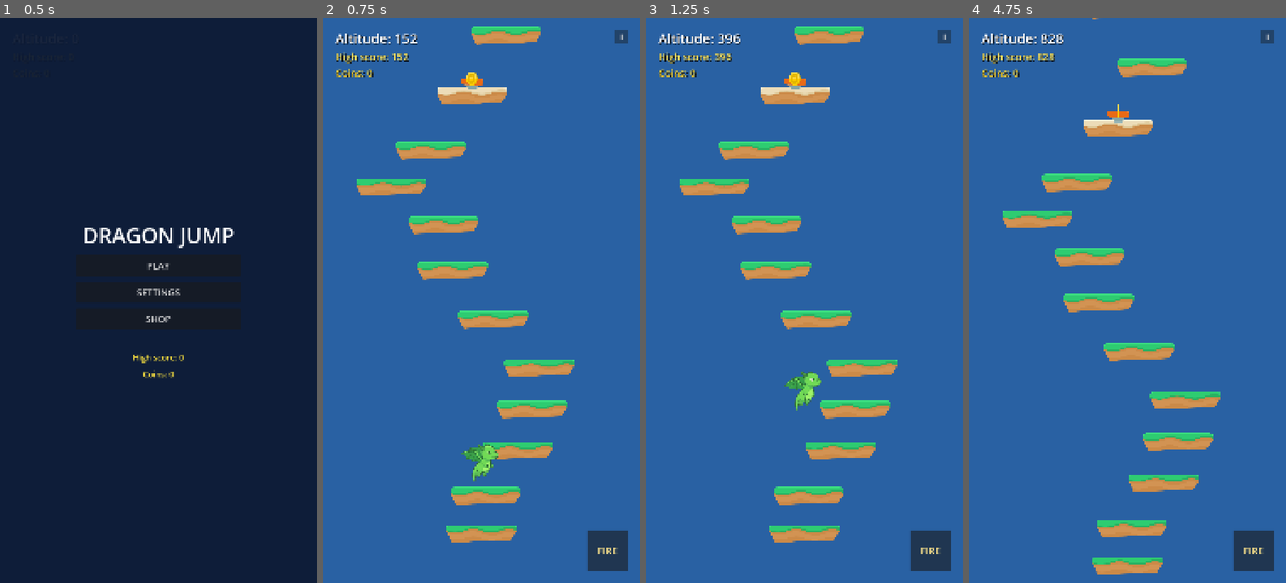
Above: before the commit, frames 1-4 (left to right).
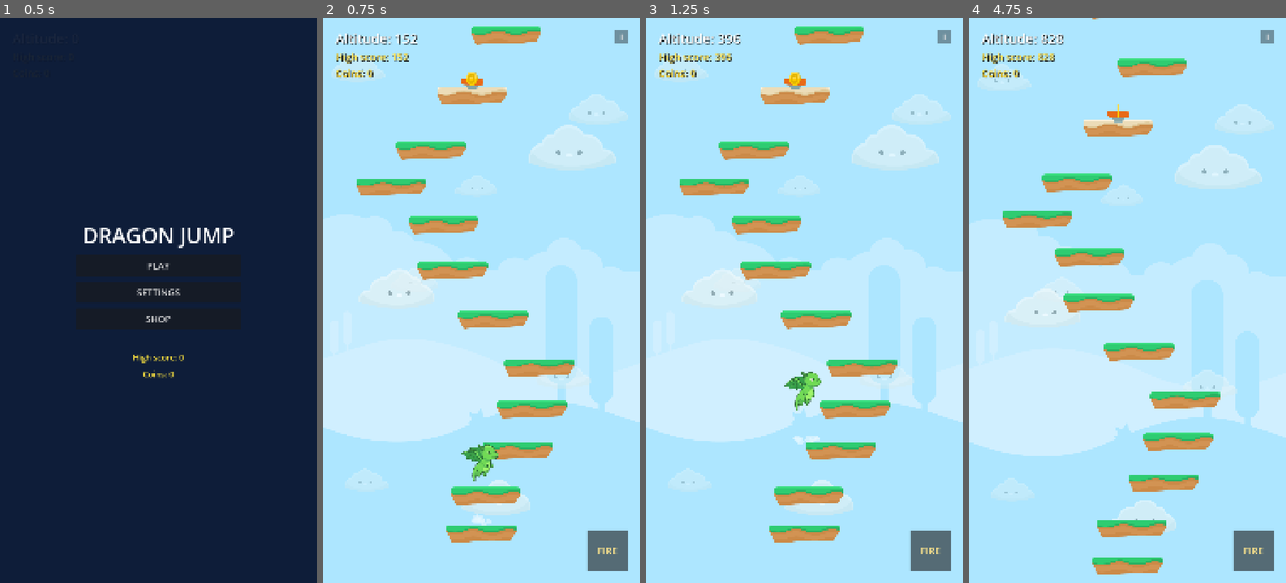
Above: after the commit, the same moments.

Repository: bugrackm/Dragon-Jump
Game: Godot game, scene res://scenes/Main.tscn
Same seed, same stepped clock (60 frames per second), same inputs: the game is played once before the commit and once after it.
Inputs (mouse positions are in pixels of both pictures, inside the frame that each line leads up to):
- Up to frame 1 (0.5 s): no input
- Up to frame 2 (0.75 s): click "PLAY" at 0.5 s
- Up to frame 3 (1.25 s): no input
- Up to frame 4 (4.75 s): click "FIRE" at 1.25 s; tap Enter at 2 s; move the mouse to (1197, 272) at 2.02 s; hold Right (ui_right) 2.03-2.75 s; tap F at 2.1 s; click (1197, 272) at 2.17 s; tap Space at 2.27, 2.57 s; drag from (1064, 328) to (1117, 80) at 2.77 s; click "II" at 3.5 s; click "RESUME" at 4.25 s

Frame 1 is identical in both runs. In frame 2, 92% of the frame differs, in the area x 0-100%, y 0-100%; in frame 3, 92%; in frame 4, 92%.

Commit message:
feat: M3d-2 görsel polish — parallax arka plan, particle efektleri, screen shake
Parallax arka plan:
- ParallaxBackground, 6 katman: sabit gökyüzü tabanı (motion_scale 0),
  üç manzara katmanı (0.15/0.3/0.45) ve iki bulut katmanı (0.3/0.6)
- Bulut katmanları motion_mirroring.y = 2160 ile sonsuz dikey tekrar.
  Ekran yüksekliği 1920 olduğu için aralık bunun altında kalırsa kopyalar
  tükeniyor ve bulutlar görünür alanda kayboluyor.
- Manzara katmanları bilerek tekrarsız: yükseldikçe geride kalıyorlar

Particle efektleri (hepsi CPUParticles2D, Android GLES uyumluluğu için):
- JumpDust: platforma inişte, landing başına bir kez
- CoinSparkle: coin toplanmasında
- FireBurst: ateş mermisi doğduğunda
- FlapPuff: double jump kanat çırpışında
- GlideTrail: süzülme izi. Player'ın kalıcı çocuğu, olay başına instantiate
  edilmiyor; yalnızca emitting bayrağı süzülme durumuyla açılıp kapanıyor.
- One-shot olanlar finished sinyaliyle queue_free ediliyor, sızıntı yok
- local_coords = false: izler dünyada kalıyor, oyuncuya yapışmıyor

Screen shake:
- Camera2D script'i, ölümde tetikleniyor, 0.35s, kare-yasası sönümleme
- Yalnızca Camera2D.offset üzerinden uygulanıyor. Kameranın position.y'si
  bu projede altimetre: spawn/despawn pencereleri, ölüm çizgisi ve skor
  ona bağlı. position'a yazmak oyuncunun sarsıntıdan ölmesine yol açardı.
- Dizi bitince offset tam olarak Vector2.ZERO'ya dönüyor

Hiçbir CollisionShape2D, gameplay sabiti veya renderer ayarı değişmedi.
Doğrulama: Godot import exit 0, headless smoke exit 0, log temiz.

Diff:
--- /dev/null
+++ b/scenes/Background.tscn
@@ -0,0 +1,128 @@
+[gd_scene load_steps=6 format=3]
+
+[ext_resource type="Texture2D" path="res://assets/sprites/background/bg_layer1.png" id="1_sky"]
+[ext_resource type="Texture2D" path="res://assets/sprites/background/bg_layer2.png" id="2_far_landscape"]
+[ext_resource type="Texture2D" path="res://assets/sprites/background/bg_layer3.png" id="3_mid_landscape"]
+[ext_resource type="Texture2D" path="res://assets/sprites/background/bg_layer4.png" id="4_near_landscape"]
+[ext_resource type="Texture2D" path="res://assets/sprites/background/cloud.png" id="5_cloud"]
+
+[node name="Background" type="ParallaxBackground"]
+layer = -100
+
+[node name="Sky" type="ParallaxLayer" parent="."]
+motion_scale = Vector2(0, 0)
+
+[node name="Sprite" type="Sprite2D" parent="Sky"]
+texture_filter = 2
+position = Vector2(540, 960)
+scale = Vector2(0.9375, 0.9375)
+texture = ExtResource("1_sky")
+
+[node name="FarLandscape" type="ParallaxLayer" parent="."]
+motion_scale = Vector2(0.15, 0.15)
+
+[node name="Sprite" type="Sprite2D" parent="FarLandscape"]
+texture_filter = 2
+position = Vector2(540, 960)
+scale = Vector2(0.9375, 0.9375)
+texture = ExtResource("2_far_landscape")
+
+[node name="MidLandscape" type="ParallaxLayer" parent="."]
+motion_scale = Vector2(0.3, 0.3)
+
+[node name="Sprite" type="Sprite2D" parent="MidLandscape"]
+texture_filter = 2
+position = Vector2(540, 960)
+scale = Vector2(0.9375, 0.9375)
+texture = ExtResource("3_mid_landscape")
+
+[node name="NearLandscape" type="ParallaxLayer" parent="."]
+motion_scale = Vector2(0.45, 0.45)
+
+[node name="Sprite" type="Sprite2D" parent="NearLandscape"]
+texture_filter = 2
+position = Vector2(540, 960)
+scale = Vector2(0.9375, 0.9375)
+texture = ExtResource("4_near_landscape")
+
+[node name="FarClouds" type="ParallaxLayer" parent="."]
+motion_scale = Vector2(0.3, 0.3)
+motion_mirroring = Vector2(1080, 2160)
+
+[node name="CloudA" type="Sprite2D" parent="FarClouds"]
+texture_filter = 2
+modulate = Color(1, 1, 1, 0.42)
+position = Vector2(120, 170)
+scale = Vector2(0.7, 0.7)
+texture = ExtResource("5_cloud")
+
+[node name="CloudB" type="Sprite2D" parent="FarClouds"]
+texture_filter = 2
+modulate = Color(1, 1, 1, 0.36)
+position = Vector2(520, 570)
+scale = Vector2(0.55, 0.55)
+texture = ExtResource("5_cloud")
+flip_h = true
+
+[node name="CloudC" type="Sprite2D" parent="FarClouds"]
+texture_filter = 2
+modulate = Color(1, 1, 1, 0.46)
+position = Vector2(940, 310)
+scale = Vector2(0.78, 0.78)
+texture = ExtResource("5_cloud")
+
+[node name="CloudD" type="Sprite2D" parent="FarClouds"]
+texture_filter = 2
+modulate = Color(1, 1, 1, 0.4)
+position = Vector2(310, 890)
+scale = Vector2(0.62, 0.62)
+texture = ExtResource("5_cloud")
+flip_h = true
+
+[node name="CloudE" type="Sprite2D" parent="FarClouds"]
+texture_filter = 2
+modulate = Color(1, 1, 1, 0.44)
+position = Vector2(820, 1210)
+scale = Vector2(0.72, 0.72)
+texture = ExtResource("5_cloud")
+
+[node name="CloudF" type="Sprite2D" parent="FarClouds"]
+texture_filter = 2
+modulate = Color(1, 1, 1, 0.36)
+position = Vector2(150, 1570)
+scale = Vector2(0.58, 0.58)
+texture = ExtResource("5_cloud")
+
+[node name="CloudG" type="Sprite2D" parent="FarClouds"]
+texture_filter = 2
+modulate = Color(1, 1, 1, 0.45)
+position = Vector2(650, 1970)
+scale = Vector2(0.75, 0.75)
+texture = ExtResource("5_cloud")
+flip_h = true
+
+[node name="NearClouds" type="ParallaxLayer" parent="."]
+motion_scale = Vector2(0.6, 0.6)
+motion_mirroring = Vector2(1080, 2160)
+
+[node name="CloudA" type="Sprite2D" parent="NearClouds"]
+texture_filter = 2
+modulate = Color(1, 1, 1, 0.68)
+position = Vector2(250, 920)
+texture = ExtResource("5_cloud")
+flip_h = true
+
+[node name="CloudB" type="Sprite2D" parent="NearClouds"]
+texture_filter = 2
+modulate = Color(1, 1, 1, 0.62)
+position = Vector2(850, 440)
+scale = Vector2(1.15, 1.15)
+texture = ExtResource("5_cloud")
+
+[node name="CloudC" type="Sprite2D" parent="NearClouds"]
+texture_filter = 2
+modulate = Color(1, 1, 1, 0.65)
+position = Vector2(590, 1630)
+scale = Vector2(0.9, 0.9)
+texture = ExtResource("5_cloud")
+flip_h = true
--- a/scenes/Player.tscn
+++ b/scenes/Player.tscn
@@ -15,6 +15,7 @@
 [ext_resource type="Texture2D" path="res://assets/sprites/player/dragon_flap_b.png" id="13_flap_b"]
 [ext_resource type="Texture2D" path="res://assets/sprites/player/dragon_flap_c.png" id="14_flap_c"]
 [ext_resource type="Texture2D" path="res://assets/sprites/player/dragon_fire.png" id="15_fire"]
+[ext_resource type="PackedScene" path="res://scenes/effects/GlideTrail.tscn" id="16_glide_trail"]
 
 [sub_resource type="CapsuleShape2D" id="CapsuleShape2D_player"]
 radius = 34.0
@@ -101,6 +102,10 @@
 [node name="AbilityController" type="Node" parent="."]
 script = ExtResource("3_ability")
 
+[node name="GlideTrail" parent="." instance=ExtResource("16_glide_trail")]
+position = Vector2(0, 36)
+z_index = -1
+
 [node name="VisualRoot" type="Node2D" parent="."]
 
 [node name="Sprite" type="AnimatedSprite2D" parent="VisualRoot"]
--- a/scenes/World.tscn
+++ b/scenes/World.tscn
@@ -1,5 +1,6 @@
-[gd_scene load_steps=13 format=3]
+[gd_scene load_steps=15 format=3]
 
+[ext_resource type="PackedScene" path="res://scenes/Background.tscn" id="1_background"]
 [ext_resource type="Script" path="res://scripts/PlatformManager.gd" id="1_manager"]
 [ext_resource type="PackedScene" path="res://scenes/Player.tscn" id="2_player"]
 [ext_resource type="PackedScene" path="res://scenes/Platform.tscn" id="3_platform"]
@@ -12,8 +13,11 @@
 [ext_resource type="PackedScene" path="res://scenes/enemies/StaticMonster.tscn" id="10_static_monster"]
 [ext_resource type="Script" path="res://scripts/CoinManager.gd" id="11_coin_manager"]
 [ext_resource type="PackedScene" path="res://scenes/Coin.tscn" id="12_coin"]
+[ext_resource type="Script" path="res://scripts/ScreenShake.gd" id="13_screen_shake"]
 
 [node name="World" type="Node2D"]
+
+[node name="Background" parent="." instance=ExtResource("1_background")]
 
 [node name="PlatformManager" type="Node2D" parent="."]
 script = ExtResource("1_manager")
@@ -38,3 +42,4 @@
 [node name="Camera2D" type="Camera2D" parent="."]
 position = Vector2(540, 960)
 position_smoothing_enabled = false
+script = ExtResource("13_screen_shake")
--- /dev/null
+++ b/scenes/effects/CoinSparkle.tscn
@@ -0,0 +1,28 @@
+[gd_scene load_steps=3 format=3]
+
+[ext_resource type="Texture2D" path="res://assets/sprites/particles/particle_beige.png" id="1_sparkle"]
+
+[sub_resource type="Gradient" id="Gradient_fade"]
+offsets = PackedFloat32Array(0, 0.7, 1)
+colors = PackedColorArray(1, 1, 1, 1, 1, 1, 1, 0.8, 1, 1, 1, 0)
+
+[node name="CoinSparkle" type="CPUParticles2D"]
+texture_filter = 2
+emitting = false
+amount = 10
+texture = ExtResource("1_sparkle")
+lifetime = 0.45
+one_shot = true
+explosiveness = 1.0
+lifetime_randomness = 0.18
+local_coords = false
+direction = Vector2(0, -1)
+spread = 180.0
+gravity = Vector2(0, 80)
+initial_velocity_min = 110.0
+initial_velocity_max = 220.0
+angular_velocity_min = -180.0
+angular_velocity_max = 180.0
+scale_amount_min = 0.15
+scale_amount_max = 0.32
+color_ramp = SubResource("Gradient_fade")
--- /dev/null
+++ b/scenes/effects/FireBurst.tscn
@@ -0,0 +1,31 @@
+[gd_scene load_steps=3 format=3]
+
+[ext_resource type="Texture2D" path="res://assets/sprites/particles/flame.png" id="1_flame"]
+
+[sub_resource type="Gradient" id="Gradient_fade"]
+offsets = PackedFloat32Array(0, 0.68, 1)
+colors = PackedColorArray(1, 1, 1, 1, 1, 0.78, 0.45, 0.82, 1, 0.45, 0.15, 0)
+
+[node name="FireBurst" type="CPUParticles2D"]
+texture_filter = 2
+emitting = false
+amount = 6
+texture = ExtResource("1_flame")
+lifetime = 0.28
+one_shot = true
+explosiveness = 0.95
+lifetime_randomness = 0.16
+local_coords = false
+direction = Vector2(0, -1)
+spread = 28.0
+gravity = Vector2(0, -120)
+initial_velocity_min = 120.0
+initial_velocity_max = 240.0
+angular_velocity_min = -35.0
+angular_velocity_max = 35.0
+scale_amount_min = 0.28
+scale_amount_max = 0.55
+color_ramp = SubResource("Gradient_fade")
+emission_shape = 3
+emission_rect_extents = Vector2(8, 4)
+particle_flag_align_y = true
--- /dev/null
+++ b/scenes/effects/FlapPuff.tscn
@@ -0,0 +1,30 @@
+[gd_scene load_steps=3 format=3]
+
+[ext_resource type="Texture2D" path="res://assets/sprites/particles/smoke.png" id="1_smoke"]
+
+[sub_resource type="Gradient" id="Gradient_fade"]
+offsets = PackedFloat32Array(0, 0.6, 1)
+colors = PackedColorArray(1, 1, 1, 0.55, 1, 1, 1, 0.3, 1, 1, 1, 0)
+
+[node name="FlapPuff" type="CPUParticles2D"]
+texture_filter = 2
+emitting = false
+amount = 8
+texture = ExtResource("1_smoke")
+lifetime = 0.38
+one_shot = true
+explosiveness = 0.95
+lifetime_randomness = 0.2
+local_coords = false
+direction = Vector2(0, 1)
+spread = 60.0
+gravity = Vector2(0, 120)
+initial_velocity_min = 80.0
+initial_velocity_max = 165.0
+angular_velocity_min = -90.0
+angular_velocity_max = 90.0
+scale_amount_min = 0.18
+scale_amount_max = 0.42
+color_ramp = SubResource("Gradient_fade")
+emission_shape = 3
+emission_rect_extents = Vector2(34, 3)
--- /dev/null
+++ b/scenes/effects/GlideTrail.tscn
@@ -0,0 +1,28 @@
+[gd_scene load_steps=3 format=3]
+
+[ext_resource type="Texture2D" path="res://assets/sprites/particles/smoke.png" id="1_smoke"]
+
+[sub_resource type="Gradient" id="Gradient_fade"]
+offsets = PackedFloat32Array(0, 0.55, 1)
+colors = PackedColorArray(1, 1, 1, 0.24, 1, 1, 1, 0.14, 1, 1, 1, 0)
+
+[node name="GlideTrail" type="CPUParticles2D"]
+texture_filter = 2
+emitting = false
+amount = 10
+texture = ExtResource("1_smoke")
+lifetime = 0.6
+one_shot = false
+randomness = 0.25
+local_coords = false
+direction = Vector2(0, 1)
+spread = 35.0
+initial_velocity_min = 25.0
+initial_velocity_max = 60.0
+angular_velocity_min = -45.0
+angular_velocity_max = 45.0
+scale_amount_min = 0.1
+scale_amount_max = 0.28
+color_ramp = SubResource("Gradient_fade")
+emission_shape = 3
+emission_rect_extents = Vector2(24, 4)
--- /dev/null
+++ b/scenes/effects/JumpDust.tscn
@@ -0,0 +1,30 @@
+[gd_scene load_steps=3 format=3]
+
+[ext_resource type="Texture2D" path="res://assets/sprites/particles/smoke.png" id="1_smoke"]
+
+[sub_resource type="Gradient" id="Gradient_fade"]
+offsets = PackedFloat32Array(0, 0.65, 1)
+colors = PackedColorArray(1, 1, 1, 0.85, 1, 1, 1, 0.55, 1, 1, 1, 0)
+
+[node name="JumpDust" type="CPUParticles2D"]
+texture_filter = 2
+emitting = false
+amount = 8
+texture = ExtResource("1_smoke")
+lifetime = 0.42
+one_shot = true
+explosiveness = 0.92
+lifetime_randomness = 0.2
+local_coords = false
+direction = Vector2(0, -1)
+spread = 70.0
+gravity = Vector2(0, 240)
+initial_velocity_min = 70.0
+initial_velocity_max = 160.0
+angular_velocity_min = -90.0
+angular_velocity_max = 90.0
+scale_amount_min = 0.25
+scale_amount_max = 0.55
+color_ramp = SubResource("Gradient_fade")
+emission_shape = 3
+emission_rect_extents = Vector2(28, 2)
--- a/scripts/Coin.gd
+++ b/scripts/Coin.gd
@@ -3,6 +3,8 @@
 ## Collectible wallet coin shared by platform spawns and enemy drops.
 
 signal coin_collected
+
+const COIN_SPARKLE_SCENE := preload("res://scenes/effects/CoinSparkle.tscn")
 
 var _player: CharacterBody2D
 var _active := true
@@ -29,5 +31,17 @@
 	_collected = true
 	_active = false
 	set_deferred("monitoring", false)
+	_spawn_sparkle()
 	coin_collected.emit()
 	queue_free()
+
+
+func _spawn_sparkle() -> void:
+	var effect_parent := get_parent()
+	if effect_parent == null:
+		return
+	var sparkle := COIN_SPARKLE_SCENE.instantiate() as CPUParticles2D
+	effect_parent.add_child(sparkle)
+	sparkle.global_position = global_position
+	sparkle.finished.connect(sparkle.queue_free)
+	sparkle.emitting = true
--- a/scripts/FireProjectile.gd
+++ b/scripts/FireProjectile.gd
@@ -5,6 +5,7 @@
 const SPEED := 800.0
 const TTL_SECONDS := 3.0
 const CAMERA_TOP_MARGIN := 200.0
+const FIRE_BURST_SCENE := preload("res://scenes/effects/FireBurst.tscn")
 
 var _enemy_manager: Node
 var _camera: Camera2D
@@ -20,6 +21,18 @@
 func initialize(enemy_manager: Node, camera: Camera2D) -> void:
 	_enemy_manager = enemy_manager
 	_camera = camera
+	_spawn_fire_burst()
+
+
+func _spawn_fire_burst() -> void:
+	var effect_parent := get_parent()
+	if effect_parent == null:
+		return
+	var burst := FIRE_BURST_SCENE.instantiate() as CPUParticles2D
+	effect_parent.add_child(burst)
+	burst.global_position = global_position
+	burst.finished.connect(burst.queue_free)
+	burst.emitting = true
 
 
 func _physics_process(delta: float) -> void:
--- a/scripts/Main.gd
+++ b/scripts/Main.gd
@@ -342,6 +342,8 @@
 
 func _on_game_over(final_score: int) -> void:
 	audio_manager.play_sfx(&"sfx_death")
+	if is_instance_valid(_camera):
+		_camera.call("start_shake")
 	get_tree().paused = false
 	if is_instance_valid(_player):
 		_player.stop_movement()
--- a/scripts/Player.gd
+++ b/scripts/Player.gd
@@ -6,10 +6,13 @@
 const JUMP_VELOCITY := -1150.0
 const MOVE_SPEED := 520.0
 const DOUBLE_JUMP_COOLDOWN := 1.0
+const JUMP_DUST_SCENE := preload("res://scenes/effects/JumpDust.tscn")
+const FLAP_PUFF_SCENE := preload("res://scenes/effects/FlapPuff.tscn")
 
 @onready var input_controller := $InputController
 @onready var ability_controller := $AbilityController
 @onready var animation_controller := $AnimationController
+@onready var glide_trail: CPUParticles2D = $GlideTrail
 
 var active := false
 var double_jump_enabled := false
@@ -77,6 +80,7 @@
 
 	_wrap_around_screen()
 	if double_jump_just_triggered:
+		_spawn_flap_puff()
 		animation_controller.call("trigger_double_jump")
 		_play_sfx(&"sfx_double_jump")
 	var animation_is_gliding := (
@@ -85,6 +89,7 @@
 		and not is_on_floor()
 		and velocity.y > 0.0
 	)
+	glide_trail.emitting = animation_is_gliding
 	_set_glide_sound_active(animation_is_gliding)
 	animation_controller.call("update_animation", animation_is_gliding)
 
@@ -107,6 +112,7 @@
 
 func stop_movement() -> void:
 	active = false
+	glide_trail.emitting = false
 	_set_glide_sound_active(false)
 	input_controller.call("set_active", false)
 	ability_controller.call("set_active", false)
@@ -134,6 +140,7 @@
 	for collision_index in get_slide_collision_count():
 		var collision := get_slide_collision(collision_index)
 		if collision.get_normal().y < -0.5:
+			_spawn_jump_dust(collision.get_position())
 			var platform := collision.get_collider()
 			if platform and platform.has_method("on_player_landed"):
 				platform.call("on_player_landed", self)
@@ -143,6 +150,28 @@
 	# the original M1 automatic jump unchanged.
 	if velocity.y >= 0.0:
 		velocity.y = JUMP_VELOCITY
+
+
+func _spawn_jump_dust(world_position: Vector2) -> void:
+	var effect_parent := get_parent()
+	if effect_parent == null:
+		return
+	var dust := JUMP_DUST_SCENE.instantiate() as CPUParticles2D
+	effect_parent.add_child(dust)
+	dust.global_position = world_position
+	dust.finished.connect(dust.queue_free)
+	dust.emitting = true
+
+
+func _spawn_flap_puff() -> void:
+	var effect_parent := get_parent()
+	if effect_parent == null:
+		return
+	var puff := FLAP_PUFF_SCENE.instantiate() as CPUParticles2D
+	effect_parent.add_child(puff)
+	puff.global_position = global_position + Vector2(0.0, 30.0)
+	puff.finished.connect(puff.queue_free)
+	puff.emitting = true
 
 
 func _wrap_around_screen() -> void:
--- /dev/null
+++ b/scripts/ScreenShake.gd
@@ -0,0 +1,51 @@
+extends Camera2D
+
+## Applies short-lived visual shake without changing the camera altimeter position.
+
+const DEFAULT_DURATION := 0.35
+const DEFAULT_AMPLITUDE := 14.0
+
+var _rng := RandomNumberGenerator.new()
+var _duration := 0.0
+var _remaining := 0.0
+var _amplitude := 0.0
+
+
+func _ready() -> void:
+	_rng.randomize()
+	offset = Vector2.ZERO
+	set_process(false)
+
+
+func _process(delta: float) -> void:
+	_remaining = maxf(0.0, _remaining - delta)
+	if is_zero_approx(_remaining):
+		stop_shake()
+		return
+
+	var remaining_ratio := _remaining / _duration
+	var strength := _amplitude * remaining_ratio * remaining_ratio
+	offset = Vector2(
+		_rng.randf_range(-strength, strength),
+		_rng.randf_range(-strength, strength)
+	)
+
+
+func start_shake(
+	duration: float = DEFAULT_DURATION,
+	amplitude: float = DEFAULT_AMPLITUDE
+	) -> void:
+	if duration <= 0.0 or amplitude <= 0.0:
+		stop_shake()
+		return
+
+	_duration = duration
+	_remaining = duration
+	_amplitude = amplitude
+	set_process(true)
+
+
+func stop_shake() -> void:
+	_remaining = 0.0
+	offset = Vector2.ZERO
+	set_process(false)
Not shown: 1 places in scenes/Player.tscn that only renumber resources
